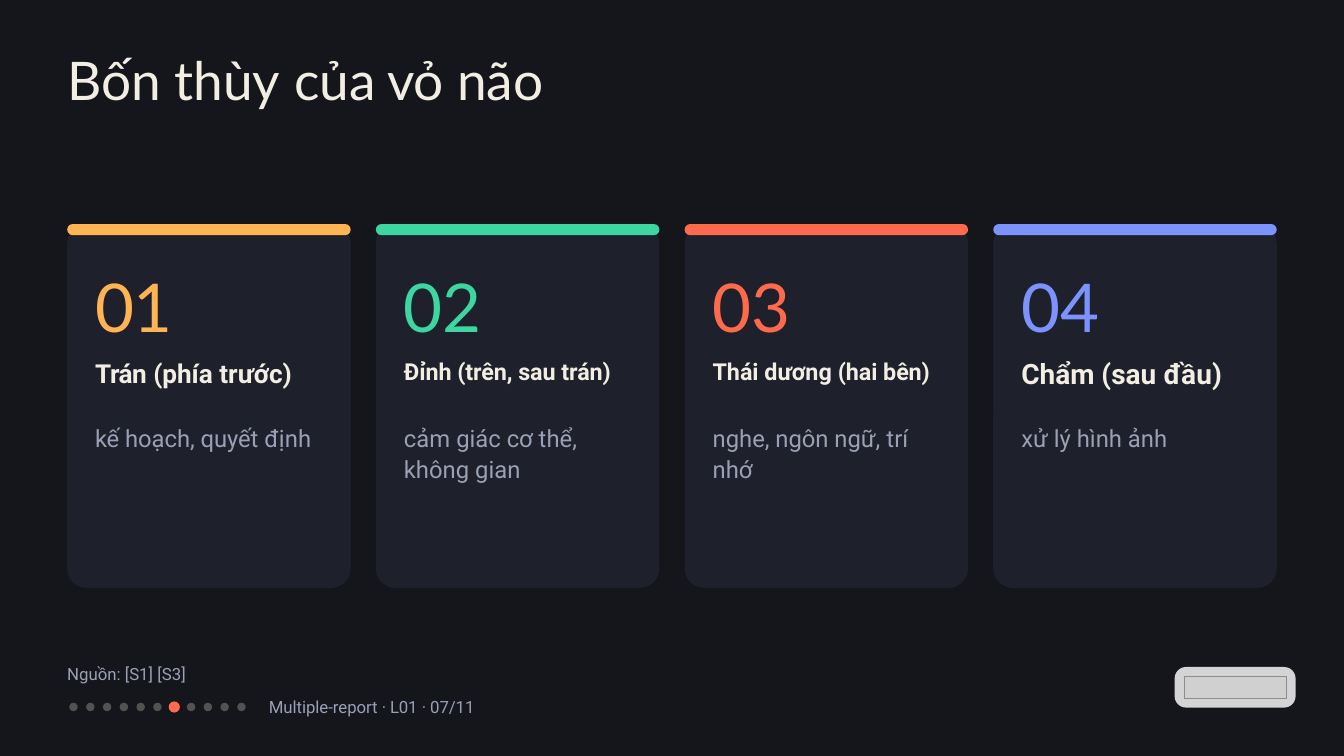
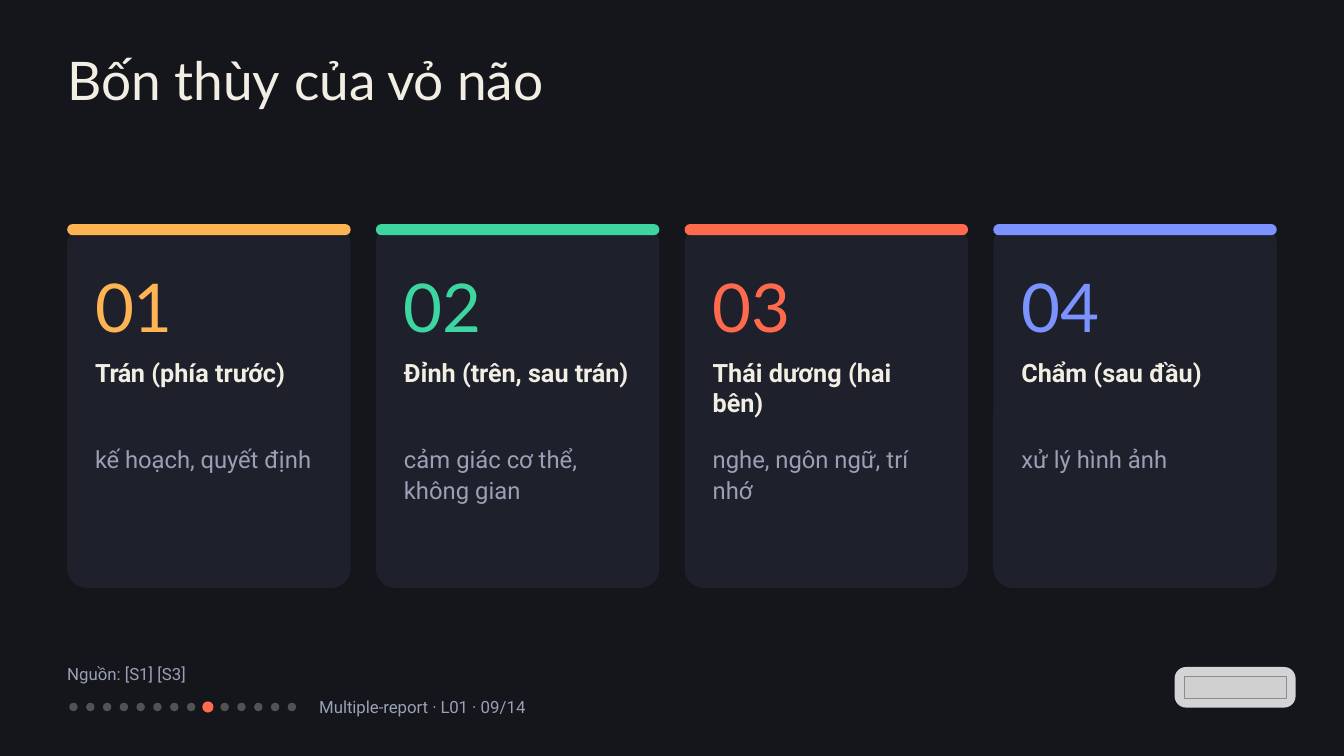
Before and after one commit to vohoailinh90/Multiple-report, a slide deck: slide 9 of lessons/L01/L01.pptx (slide 7 before the commit). Drawn at 1344x756 pixels with LibreOffice and Linux fonts; fonts in the diff are those of the drawing; grey boxes stand for pictures. Boxes give left, top, right and bottom in pixels: in the first picture for what was removed or moved away, otherwise in the second. Text is boxed around its words. In the diff, an @@ line names an element or a change of style, - is before the commit and + after.

```diff
--- a/lessons/L01/L01.pptx
+++ b/lessons/L01/L01.pptx
@@ text "Trán (phía trước)" at (x1=95, y1=362, x2=285, y2=388): size 28 to 27 pt @@
@@ text "Đỉnh (trên, sau trán)" at (x1=404, y1=361, x2=628, y2=388): size 25 to 27 pt @@
@@ text "Thái dương (hai bên)" at (x1=713, y1=362, x2=891, y2=418): size 25 to 27 pt; letter spacing -0.1 to 0 pt in "(hai" @@
@@ text "Chẩm (sau đầu)" at (x1=1021, y1=361, x2=1201, y2=388): size 30 to 27 pt @@
@@ text "kế hoạch, quyết định" moved from (x1=95, y1=427, x2=311, y2=452) to (x1=95, y1=448, x2=311, y2=473) @@
@@ text "cảm giác cơ thể, không ..." moved from (x1=404, y1=427, x2=577, y2=483) to (x1=404, y1=448, x2=577, y2=504) @@
@@ text "nghe, ngôn ngữ, trí nhớ" moved from (x1=713, y1=429, x2=908, y2=478) to (x1=713, y1=450, x2=908, y2=499) @@
@@ text "xử lý hình ảnh" moved from (x1=1021, y1=427, x2=1167, y2=452) to (x1=1021, y1=448, x2=1167, y2=473) @@
@@ ellipse at (x1=170, y1=703, x2=178, y2=711): fill #FF6A4D to #F3EEE3 at 28% opacity @@
@@ ellipse at (x1=202, y1=702, x2=214, y2=713): fill #F3EEE3 at 28% opacity to #FF6A4D @@
@@ ellipse added at (x1=254, y1=703, x2=262, y2=711), fill #F3EEE3 at 28% opacity @@
@@ ellipse added at (x1=271, y1=703, x2=279, y2=711), fill #F3EEE3 at 28% opacity @@
@@ ellipse added at (x1=288, y1=703, x2=296, y2=711), fill #F3EEE3 at 28% opacity @@
@@ text at (x1=319, y1=700, x2=526, y2=717): text changed @@
-Multiple-report · L01 · 07/11
+Multiple-report · L01 · 09/14
```
Also in this commit, not shown: 9 other slides changed, 3 slides added, 43 other files.
